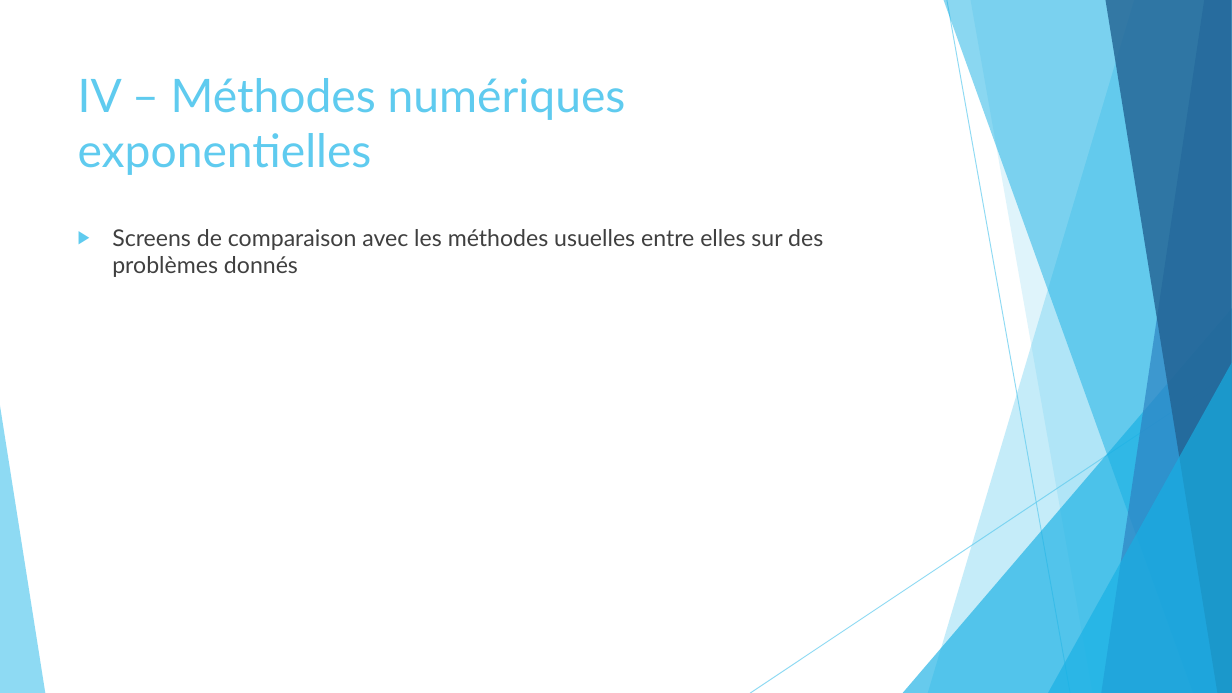
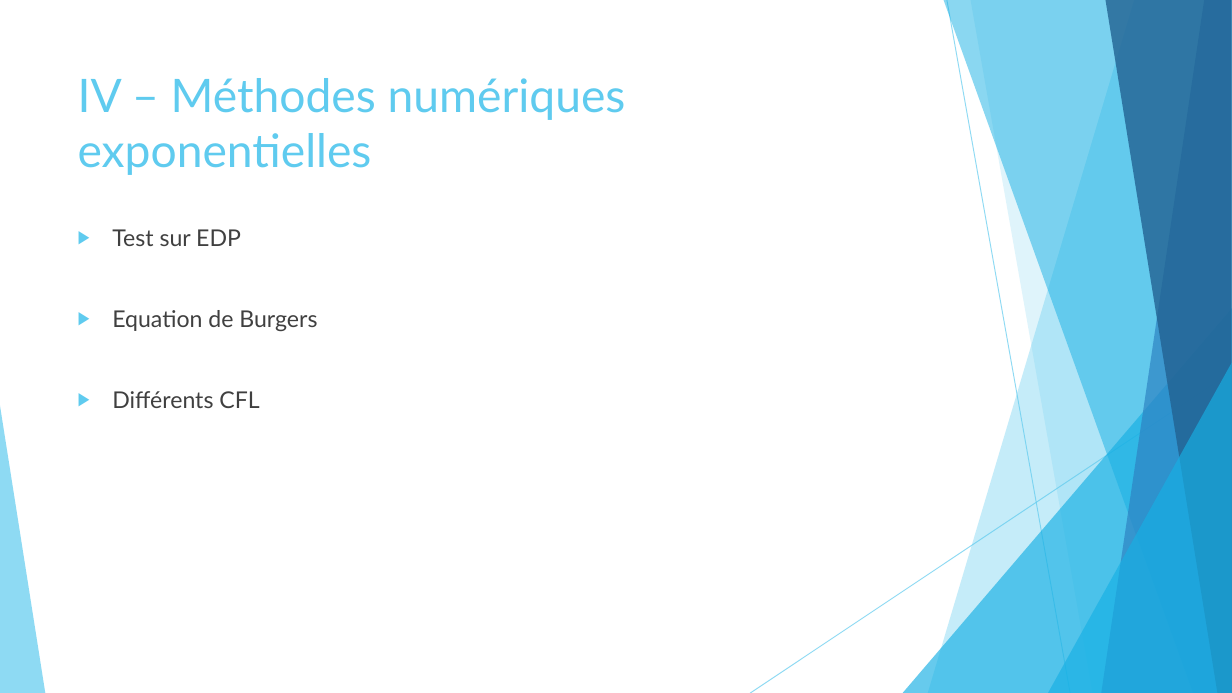
Before and after one commit to pierreXVI/PIE, a slide deck: slide 21 of oral_presentation/Oral_presentation_12_02_2019.pptx (slide 19 before the commit). Drawn at 1232x693 pixels with LibreOffice and Linux fonts; fonts in the diff are those of the drawing; background and template pictures are left out. Boxes give left, top, right and bottom in pixels: in the first picture for what was removed or moved away, otherwise in the second. Text is boxed around its words. In the diff, an @@ line names an element or a change of style, - is before the commit and + after.

Commit message:
Change in oral presentation and temporal/test.py for screen shots

```diff
--- a/oral_presentation/Oral_presentation_12_02_2019.pptx
+++ b/oral_presentation/Oral_presentation_12_02_2019.pptx
@@ text at (112, 229, 317, 408): text changed @@
-▶ Screens de comparaison avec les méthodes usuelles entre elles sur des problèmes donnés
+▶ Test sur EDP
+▶ Equation de Burgers
+▶ Différents CFL
```
Also in this commit, not shown: 7 other slides changed, 3 slides added, 1 slide removed, 1 other file.
